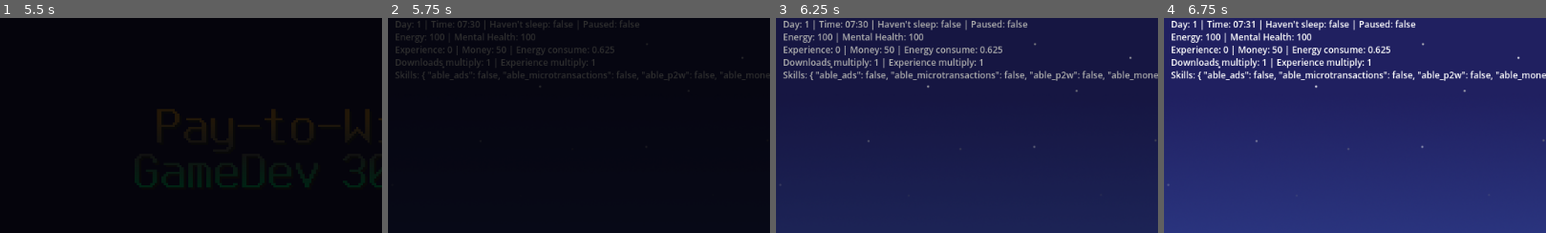
Above: before the commit, frames 1-4 (left to right).
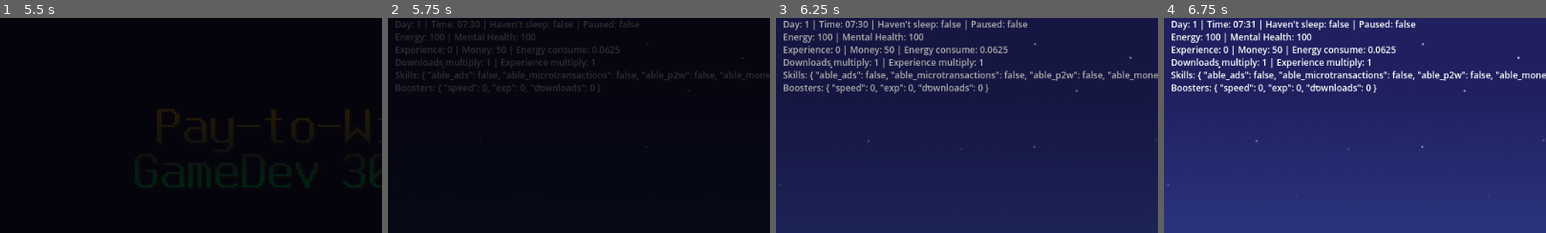
Above: after the commit, the same moments.

Repository: thehatkid/PSGJ14
Game: Godot game, scene res://scenes/splash.tscn
The game is run twice, just before and just after one commit, with the same random seed, the same clock (stepped at 60 frames per second) and the same inputs.
Inputs (mouse positions are % of the whole screen's width and height, from its top left):
- Up to frame 1 (5.5 s): tap Enter at 0.5, 2 s; move the mouse to (72, 45) at 0.52 s; click (72, 45) at 0.67 s; tap Space at 1.25, 2.75 s; move the mouse to (30, 55) at 1.27 s; click (30, 55) at 1.42 s; move the mouse to (60, 28) at 2.02 s; click (60, 28) at 2.17 s; move the mouse to (45, 70) at 2.77 s; click (45, 70) at 2.92 s; move the mouse to (80, 65) at 3.52 s; click (80, 65) at 3.67 s; click "Start New Game" at 4.25 s; click "Start New Game" at 5 s
- Up to frame 2 (5.75 s): no input
- Up to frame 3 (6.25 s): click (2, 96) at 5.75 s
- Up to frame 4 (6.75 s): click (2, 96) at 6.5 s
The pictures show only the part of the screen within x 12-62%, y 0-50%; the shares and areas given below are measured in that part.

Frame 1 is identical in both runs. In frame 2, 0.3% of the frame differs, in the area x 2-61%, y 13-36%; in frame 3, 1.0%; in frame 4, 1.1%, in the area x 2-61%, y 12-36%.

Commit message:
Implement Boosters

Diff:
--- a/scenes/game.tscn
+++ b/scenes/game.tscn
@@ -46,9 +46,8 @@
 		\"dlm\": _player.get_downloads_multiply(),
 		\"em\": _player.get_experience_multiply()
 	})
-	text += \"Skills: {s}\\n\".format({
-		\"s\": _player.skills
-	})
+	text += \"Skills: {s}\\n\".format({\"s\": _player.skills})
+	text += \"Boosters: {b}\\n\".format({\"b\": _player.boosters})
 
 	if _player.games:
 		text += \"\\nGames:\\n\\n\"
@@ -343,61 +342,126 @@
 
 var _player: Player = Global.player
 
-var _skills: Array[Button] = []
-#var _boosters: Array[Button] = []
+var _skills: Dictionary = {}
+var _boosters: Dictionary = {}
+
+var _boosters_costs: Dictionary = {
+	\"speed\": 100,
+	\"exp\": 250,
+	\"downloads\": 400
+}
 
 @onready var _title: Label = $Window/Container/Content/Title
-@onready var _list: VBoxContainer = $Window/Container/Content/TabContainer/Skills/ScrollContainer/Skills
+@onready var _list_skills: VBoxContainer = $Window/Container/Content/TabContainer/Skills/ScrollContainer/Skills
+@onready var _list_boosters: VBoxContainer = $Window/Container/Content/TabContainer/Boosters/ScrollContainer/Boosters
 @onready var _se_learned: AudioStreamPlayer = $SELearned
 
 
 func _ready():
-	_skills.append(_list.get_node(\"Skill1/VBox/Claim\"))
-	_skills.append(_list.get_node(\"Skill2/VBox/Claim\"))
-	_skills.append(_list.get_node(\"Skill3/VBox/Claim\"))
-	_skills.append(_list.get_node(\"Skill4/VBox/Claim\"))
-	_skills.append(_list.get_node(\"Skill5/VBox/Claim\"))
+	# Get all skills
+	_skills[\"1\"] = _list_skills.get_node(\"Skill1/VBox/Claim\")
+	_skills[\"2\"] = _list_skills.get_node(\"Skill2/VBox/Claim\")
+	_skills[\"3\"] = _list_skills.get_node(\"Skill3/VBox/Claim\")
+	_skills[\"4\"] = _list_skills.get_node(\"Skill4/VBox/Claim\")
+	_skills[\"5\"] = _list_skills.get_node(\"Skill5/VBox/Claim\")
+
+	# Get all boosters
+	_boosters[\"1\"] = _list_boosters.get_node(\"Boost1\")
+	_boosters[\"2\"] = _list_boosters.get_node(\"Boost2\")
+	_boosters[\"3\"] = _list_boosters.get_node(\"Boost3\")
 
 
 func _process(_delta: float):
-	# Update title text in Skills window
-	_title.text = \"You have {e} experience.\".format({\"e\": _player.experience})
-
-	# Update skills buttons
-	if _player.experience >= 3 and not _player.skills.able_ads:
-		_skills[0].disabled = false
-
+	# Update title text
+	_title.text = \"You have {e} experience and ${m} money.\".format({
+		\"e\": _player.experience,
+		\"m\": _player.money
+	})
+
+#region Update skills buttons
+	if _player.experience >= 2 and not _player.skills.able_ads:
+		_skills[\"1\"].disabled = false
 	if _player.experience >= 8 and not _player.skills.able_microtransactions:
-		_skills[1].disabled = false
-
+		_skills[\"2\"].disabled = false
 	if _player.experience >= 16 and not _player.skills.able_p2w:
-		_skills[2].disabled = false
-
+		_skills[\"3\"].disabled = false
 	if _player.experience >= 25 and not _player.skills.able_monetize:
-		_skills[3].disabled = false
-
+		_skills[\"4\"].disabled = false
 	if _player.experience >= 40 and not _player.skills.able_paid:
-		_skills[4].disabled = false
+		_skills[\"5\"].disabled = false
 
 	if _player.skills.able_ads:
-		_skills[0].text = \"Learned!\"
-		_skills[0].disabled = true
-
+		_skills[\"1\"].text = \"Learned!\"
+		_skills[\"1\"].disabled = true
 	if _player.skills.able_microtransactions:
-		_skills[1].text = \"Learned!\"
-		_skills[1].disabled = true
-
+		_skills[\"2\"].text = \"Learned!\"
+		_skills[\"2\"].disabled = true
 	if _player.skills.able_p2w:
-		_skills[2].text = \"Learned!\"
-		_skills[2].disabled = true
-
+		_skills[\"3\"].text = \"Learned!\"
+		_skills[\"3\"].disabled = true
 	if _player.skills.able_monetize:
-		_skills[3].text = \"Learned!\"
-		_skills[3].disabled = true
-
+		_skills[\"4\"].text = \"Learned!\"
+		_skills[\"4\"].disabled = true
 	if _player.skills.able_paid:
-		_skills[4].text = \"Learned!\"
-		_skills[4].disabled = true
+		_skills[\"5\"].text = \"Learned!\"
+		_skills[\"5\"].disabled = true
+#endregion
+
+#region Update boosters
+	# Get all nodes of boosters
+	var boost_1_title: Label = _boosters[\"1\"].get_node(\"Title\")
+	var boost_2_title: Label = _boosters[\"2\"].get_node(\"Title\")
+	var boost_3_title: Label = _boosters[\"3\"].get_node(\"Title\")
+	var boost_1_btn: Button = _boosters[\"1\"].get_node(\"VBox/Buy\")
+	var boost_2_btn: Button = _boosters[\"2\"].get_node(\"VBox/Buy\")
+	var boost_3_btn: Button = _boosters[\"3\"].get_node(\"VBox/Buy\")
+	var boost_1_cost: Label = _boosters[\"1\"].get_node(\"VBox/Cost\")
+	var boost_2_cost: Label = _boosters[\"2\"].get_node(\"VBox/Cost\")
+	var boost_3_cost: Label = _boosters[\"3\"].get_node(\"VBox/Cost\")
+
+	# Set boosters texts
+	boost_1_title.text = \"Boost Game Development {n}\".format({\"n\": _player.boosters.speed + 1})
+	boost_2_title.text = \"Boost Experience Gain {n}\".format({\"n\": _player.boosters.exp + 1})
+	boost_3_title.text = \"Boost Download Counts {n}\".format({\"n\": _player.boosters.downloads + 1})
+
+	# Set boosters cost texts
+	boost_1_cost.text = \"Cost: ${n}\".format({
+		\"n\": _boosters_costs.speed * (_player.boosters.speed + 1)
+	})
+	boost_2_cost.text = \"Cost: ${n}\".format({
+		\"n\": _boosters_costs.exp * (_player.boosters.exp + 1)
+	})
+	boost_3_cost.text = \"Cost: ${n}\".format({
+		\"n\": _boosters_costs.downloads * (_player.boosters.downloads + 1)
+	})
+
+	# Unlock buttons when certain money is enough to buy
+	if _player.money >= _boosters_costs.speed * (_player.boosters.speed + 1):
+		boost_1_btn.disabled = false
+	else:
+		boost_1_btn.disabled = true
+
+	if _player.money >= _boosters_costs.exp * (_player.boosters.exp + 1):
+		boost_2_btn.disabled = false
+	else:
+		boost_2_btn.disabled = true
+
+	if _player.money >= _boosters_costs.downloads * (_player.boosters.downloads + 1):
+		boost_3_btn.disabled = false
+	else:
+		boost_3_btn.disabled = true
+
+	# Limit boosters amount
+	if _player.boosters.speed >= 9:
+		boost_1_title.text = \"Boost Game Development {n}\".format({\"n\": _player.boosters.speed})
+		boost_1_btn.text = \"MAX\"
+		boost_1_btn.disabled = true
+
+	if _player.boosters.exp >= 5:
+		boost_2_title.text = \"Boost Experience Gain {n}\".format({\"n\": _player.boosters.exp})
+		boost_2_btn.text = \"MAX\"
+		boost_2_btn.disabled = true
+#endregion
 
 
 func _on_close_gui_input(event: InputEvent):
@@ -407,6 +471,7 @@
 				self.visible = false
 
 
+#region All skills buttons pressed signals
 func _on_skill1_claim_pressed():
 	_player.skills.able_ads = true
 	_se_learned.play()
@@ -430,6 +495,27 @@
 func _on_skill5_claim_pressed():
 	_player.skills.able_paid = true
 	_se_learned.play()
+#endregion
+
+
+#region All boosters buttons pressed signals
+func _on_booster1_buy_pressed():
+	_player.money -= _boosters_costs.speed * (_player.boosters.speed + 1)
+	_player.boosters.speed += 1
+	_se_learned.play()
+
+
+func _on_booster2_buy_pressed():
+	_player.money -= _boosters_costs.exp * (_player.boosters.exp + 1)
+	_player.boosters.exp += 1
+	_se_learned.play()
+
+
+func _on_booster3_buy_pressed():
+	_player.money -= _boosters_costs.downloads * (_player.boosters.downloads + 1)
+	_player.boosters.downloads += 1
+	_se_learned.play()
+#endregion
 "
 
 [sub_resource type="LabelSettings" id="LabelSettings_5wphe"]
@@ -476,10 +562,6 @@
 line_spacing = 0.0
 font_size = 14
 font_color = Color(0.627451, 0.627451, 0.878431, 1)
-
-[sub_resource type="LabelSettings" id="LabelSettings_myoua"]
-line_spacing = 0.0
-font_size = 32
 
 [sub_resource type="StyleBoxFlat" id="StyleBoxFlat_85rao"]
 content_margin_left = 8.0
@@ -1292,7 +1374,7 @@
 [node name="Cost" type="Label" parent="CanvasLayer/GroupWindows/LayerSkills/Window/Container/Content/TabContainer/Skills/ScrollContainer/Skills/Skill1/VBox"]
 custom_minimum_size = Vector2(100, 0)
 layout_mode = 2
-text = "Cost: 3 Exp"
+text = "Cost: 2 Exp"
 label_settings = SubResource("LabelSettings_cot8y")
 horizontal_alignment = 1
 
@@ -1575,12 +1657,191 @@
 size_flags_horizontal = 3
 theme_override_constants/separation = 10
 
-[node name="Label" type="Label" parent="CanvasLayer/GroupWindows/LayerSkills/Window/Container/Content/TabContainer/Boosters/ScrollContainer/Boosters"]
-layout_mode = 2
-text = "Work in Progress...?"
-label_settings = SubResource("LabelSettings_myoua")
+[node name="Boost1" type="Panel" parent="CanvasLayer/GroupWindows/LayerSkills/Window/Container/Content/TabContainer/Boosters/ScrollContainer/Boosters"]
+custom_minimum_size = Vector2(0, 80)
+layout_mode = 2
+theme_override_styles/panel = SubResource("StyleBoxFlat_up6cj")
+
+[node name="Title" type="Label" parent="CanvasLayer/GroupWindows/LayerSkills/Window/Container/Content/TabContainer/Boosters/ScrollContainer/Boosters/Boost1"]
+layout_mode = 1
+anchors_preset = 10
+anchor_right = 1.0
+offset_left = 6.0
+offset_top = 4.0
+offset_right = -134.0
+offset_bottom = 30.0
+grow_horizontal = 2
+text = "Boost Game Development 1"
+label_settings = SubResource("LabelSettings_oxdrh")
+
+[node name="Description" type="Label" parent="CanvasLayer/GroupWindows/LayerSkills/Window/Container/Content/TabContainer/Boosters/ScrollContainer/Boosters/Boost1"]
+layout_mode = 1
+anchors_preset = 12
+anchor_top = 1.0
+anchor_right = 1.0
+anchor_bottom = 1.0
+offset_left = 12.0
+offset_top = -44.0
+offset_right = -128.0
+offset_bottom = -4.0
+grow_horizontal = 2
+grow_vertical = 0
+text = "This boost increases making games progression speed."
+label_settings = SubResource("LabelSettings_ypcig")
+
+[node name="VBox" type="VBoxContainer" parent="CanvasLayer/GroupWindows/LayerSkills/Window/Container/Content/TabContainer/Boosters/ScrollContainer/Boosters/Boost1"]
+custom_minimum_size = Vector2(100, 64)
+layout_mode = 1
+anchors_preset = 6
+anchor_left = 1.0
+anchor_top = 0.5
+anchor_right = 1.0
+anchor_bottom = 0.5
+offset_left = -108.0
+offset_top = -37.0
+offset_right = -8.0
+offset_bottom = 35.0
+grow_horizontal = 0
+grow_vertical = 2
+alignment = 1
+
+[node name="Buy" type="Button" parent="CanvasLayer/GroupWindows/LayerSkills/Window/Container/Content/TabContainer/Boosters/ScrollContainer/Boosters/Boost1/VBox"]
+custom_minimum_size = Vector2(100, 40)
+layout_mode = 2
+focus_mode = 0
+disabled = true
+text = "Buy"
+
+[node name="Cost" type="Label" parent="CanvasLayer/GroupWindows/LayerSkills/Window/Container/Content/TabContainer/Boosters/ScrollContainer/Boosters/Boost1/VBox"]
+custom_minimum_size = Vector2(100, 0)
+layout_mode = 2
+text = "Cost: $100"
+label_settings = SubResource("LabelSettings_cot8y")
 horizontal_alignment = 1
-vertical_alignment = 1
+
+[node name="Boost2" type="Panel" parent="CanvasLayer/GroupWindows/LayerSkills/Window/Container/Content/TabContainer/Boosters/ScrollContainer/Boosters"]
+custom_minimum_size = Vector2(0, 80)
+layout_mode = 2
+theme_override_styles/panel = SubResource("StyleBoxFlat_up6cj")
+
+[node name="Title" type="Label" parent="CanvasLayer/GroupWindows/LayerSkills/Window/Container/Content/TabContainer/Boosters/ScrollContainer/Boosters/Boost2"]
+layout_mode = 1
+anchors_preset = 10
+anchor_right = 1.0
+offset_left = 6.0
+offset_top = 4.0
+offset_right = -134.0
+offset_bottom = 30.0
+grow_horizontal = 2
+text = "Boost Experience Gain 1"
+label_settings = SubResource("LabelSettings_oxdrh")
+
+[node name="Description" type="Label" parent="CanvasLayer/GroupWindows/LayerSkills/Window/Container/Content/TabContainer/Boosters/ScrollContainer/Boosters/Boost2"]
+layout_mode = 1
+anchors_preset = 12
+anchor_top = 1.0
+anchor_right = 1.0
+anchor_bottom = 1.0
+offset_left = 12.0
+offset_top = -44.0
+offset_right = -128.0
+offset_bottom = -4.0
+grow_horizontal = 2
+grow_vertical = 0
+text = "This boost increases amount of gaining experience after finishing a game."
+label_settings = SubResource("LabelSettings_ypcig")
+
+[node name="VBox" type="VBoxContainer" parent="CanvasLayer/GroupWindows/LayerSkills/Window/Container/Content/TabContainer/Boosters/ScrollContainer/Boosters/Boost2"]
+custom_minimum_size = Vector2(100, 64)
+layout_mode = 1
+anchors_preset = 6
+anchor_left = 1.0
+anchor_top = 0.5
+anchor_right = 1.0
+anchor_bottom = 0.5
+offset_left = -108.0
+offset_top = -37.0
+offset_right = -8.0
+offset_bottom = 35.0
+grow_horizontal = 0
+grow_vertical = 2
+alignment = 1
+
+[node name="Buy" type="Button" parent="CanvasLayer/GroupWindows/LayerSkills/Window/Container/Content/TabContainer/Boosters/ScrollContainer/Boosters/Boost2/VBox"]
+custom_minimum_size = Vector2(100, 40)
+layout_mode = 2
+focus_mode = 0
+disabled = true
+text = "Buy"
+
+[node name="Cost" type="Label" parent="CanvasLayer/GroupWindows/LayerSkills/Window/Container/Content/TabContainer/Boosters/ScrollContainer/Boosters/Boost2/VBox"]
+custom_minimum_size = Vector2(100, 0)
+layout_mode = 2
+text = "Cost: $200"
+label_settings = SubResource("LabelSettings_cot8y")
+horizontal_alignment = 1
+
+[node name="Boost3" type="Panel" parent="CanvasLayer/GroupWindows/LayerSkills/Window/Container/Content/TabContainer/Boosters/ScrollContainer/Boosters"]
+custom_minimum_size = Vector2(0, 80)
+layout_mode = 2
+theme_override_styles/panel = SubResource("StyleBoxFlat_up6cj")
+
+[node name="Title" type="Label" parent="CanvasLayer/GroupWindows/LayerSkills/Window/Container/Content/TabContainer/Boosters/ScrollContainer/Boosters/Boost3"]
+layout_mode = 1
+anchors_preset = 10
+anchor_right = 1.0
+offset_left = 6.0
+offset_top = 4.0
+offset_right = -134.0
+offset_bottom = 30.0
+grow_horizontal = 2
+text = "Boost Download Counts 1"
+label_settings = SubResource("LabelSettings_oxdrh")
+
+[node name="Description" type="Label" parent="CanvasLayer/GroupWindows/LayerSkills/Window/Container/Content/TabContainer/Boosters/ScrollContainer/Boosters/Boost3"]
+layout_mode = 1
+anchors_preset = 12
+anchor_top = 1.0
+anchor_right = 1.0
+anchor_bottom = 1.0
+offset_left = 12.0
+offset_top = -44.0
+offset_right = -128.0
+offset_bottom = -4.0
+grow_horizontal = 2
+grow_vertical = 0
+text = "This boost increases amount of gaining downloads from finished games."
+label_settings = SubResource("LabelSettings_ypcig")
+
+[node name="VBox" type="VBoxContainer" parent="CanvasLayer/GroupWindows/LayerSkills/Window/Container/Content/TabContainer/Boosters/ScrollContainer/Boosters/Boost3"]
+custom_minimum_size = Vector2(100, 64)
+layout_mode = 1
+anchors_preset = 6
+anchor_left = 1.0
+anchor_top = 0.5
+anchor_right = 1.0
+anchor_bottom = 0.5
+offset_left = -108.0
+offset_top = -37.0
+offset_right = -8.0
+offset_bottom = 35.0
+grow_horizontal = 0
+grow_vertical = 2
+alignment = 1
+
+[node name="Buy" type="Button" parent="CanvasLayer/GroupWindows/LayerSkills/Window/Container/Content/TabContainer/Boosters/ScrollContainer/Boosters/Boost3/VBox"]
+custom_minimum_size = Vector2(100, 40)
+layout_mode = 2
+focus_mode = 0
+disabled = true
+text = "Buy"
+
+[node name="Cost" type="Label" parent="CanvasLayer/GroupWindows/LayerSkills/Window/Container/Content/TabContainer/Boosters/ScrollContainer/Boosters/Boost3/VBox"]
+custom_minimum_size = Vector2(100, 0)
+layout_mode = 2
+text = "Cost: $400"
+label_settings = SubResource("LabelSettings_cot8y")
+horizontal_alignment = 1
 
 [node name="SELearned" type="AudioStreamPlayer" parent="CanvasLayer/GroupWindows/LayerSkills"]
 stream = ExtResource("6_n00jc")
@@ -2035,6 +2296,9 @@
 [connection signal="pressed" from="CanvasLayer/GroupWindows/LayerSkills/Window/Container/Content/TabContainer/Skills/ScrollContainer/Skills/Skill3/VBox/Claim" to="CanvasLayer/GroupWindows/LayerSkills" method="_on_skill3_claim_pressed"]
 [connection signal="pressed" from="CanvasLayer/GroupWindows/LayerSkills/Window/Container/Content/TabContainer/Skills/ScrollContainer/Skills/Skill4/VBox/Claim" to="CanvasLayer/GroupWindows/LayerSkills" method="_on_skill4_claim_pressed"]
 [connection signal="pressed" from="CanvasLayer/GroupWindows/LayerSkills/Window/Container/Content/TabContainer/Skills/ScrollContainer/Skills/Skill5/VBox/Claim" to="CanvasLayer/GroupWindows/LayerSkills" method="_on_skill5_claim_pressed"]
+[connection signal="pressed" from="CanvasLayer/GroupWindows/LayerSkills/Window/Container/Content/TabContainer/Boosters/ScrollContainer/Boosters/Boost1/VBox/Buy" to="CanvasLayer/GroupWindows/LayerSkills" method="_on_booster1_buy_pressed"]
+[connection signal="pressed" from="CanvasLayer/GroupWindows/LayerSkills/Window/Container/Content/TabContainer/Boosters/ScrollContainer/Boosters/Boost2/VBox/Buy" to="CanvasLayer/GroupWindows/LayerSkills" method="_on_booster2_buy_pressed"]
+[connection signal="pressed" from="CanvasLayer/GroupWindows/LayerSkills/Window/Container/Content/TabContainer/Boosters/ScrollContainer/Boosters/Boost3/VBox/Buy" to="CanvasLayer/GroupWindows/LayerSkills" method="_on_booster3_buy_pressed"]
 [connection signal="pressed" from="CanvasLayer/StartMenu/Bottom/HBox/Store" to="CanvasLayer/StartMenu" method="_on_store_pressed"]
 [connection signal="pressed" from="CanvasLayer/StartMenu/Bottom/HBox/Shutdown" to="CanvasLayer/StartMenu" method="_on_shutdown_pressed"]
 [connection signal="pressed" from="CanvasLayer/Taskbar/Left/Start" to="CanvasLayer/Taskbar" method="_on_start_pressed"]
--- a/scripts/player.gd
+++ b/scripts/player.gd
@@ -36,6 +36,13 @@
 	"able_p2w": false,
 	"able_monetize": false,
 	"able_paid": false
+}
+
+## Player boosters counters
+var boosters: Dictionary = {
+	"speed": 0,
+	"exp": 0,
+	"downloads": 0
 }
 
 ## Day cycle information
@@ -108,26 +115,27 @@
 	return "%02d:%02d" % [h, m]
 
 
-func get_performance_multiply() -> float:
-	if OS.is_debug_build():
-		return 10.0
-	return 1.0
-
-
-func get_downloads_multiply() -> int:
-	return 1
-
-
 func get_last_game():
 	return {} if not games else games[-1]
 
 
+func get_performance_multiply() -> float:
+	if boosters.speed > 0:
+		return 1.0 + float(boosters.speed)
+	else:
+		return 1.0
+
+
+func get_downloads_multiply() -> int:
+	return 1 + boosters.downloads
+
+
 func get_energy_consuming() -> float:
 	return 0.5 * (get_performance_multiply() * 0.125)
 
 
 func get_experience_multiply() -> int:
-	return 1
+	return 1 + boosters.exp
 
 
 func cycle() -> void:
Not shown: 1 places in scenes/game.tscn that only renumber resources
